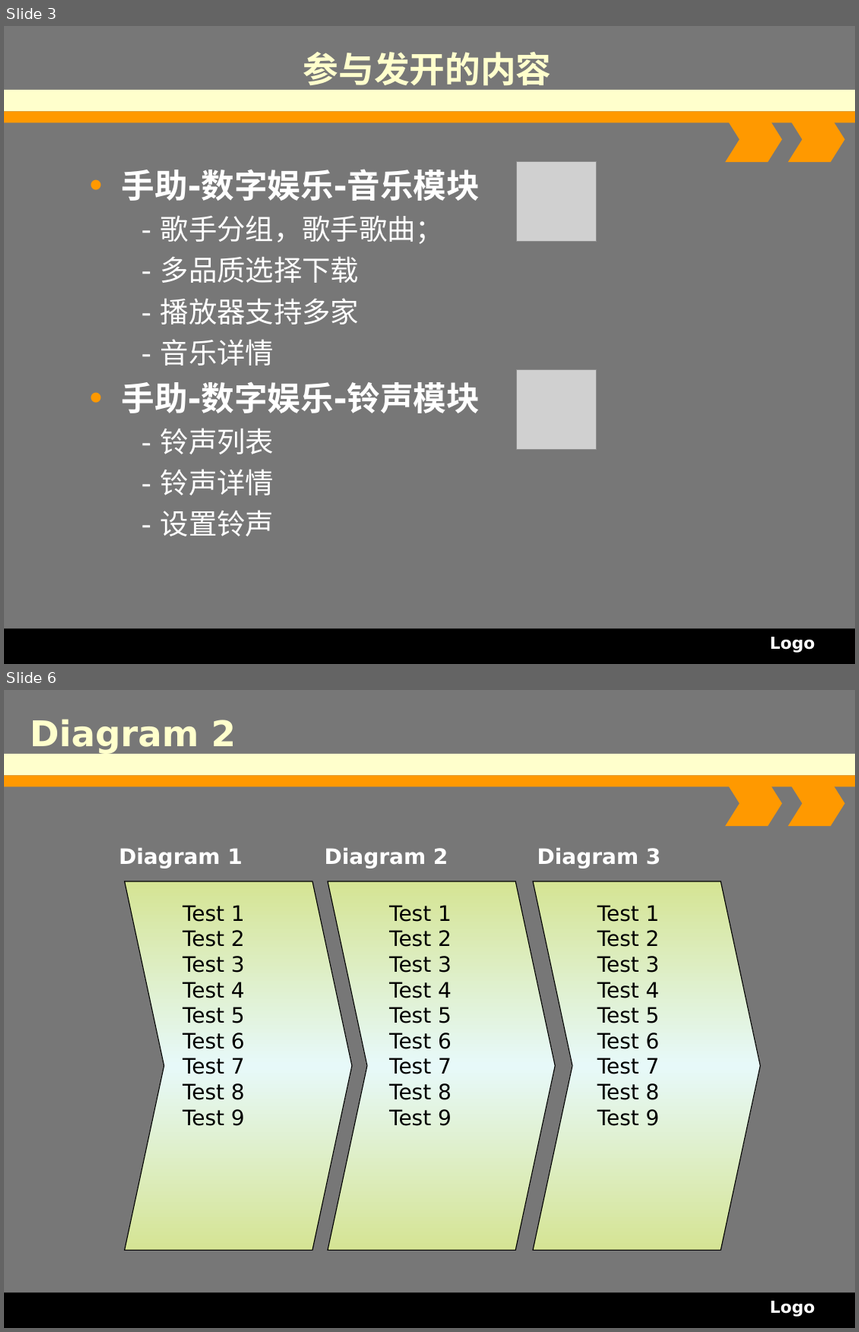
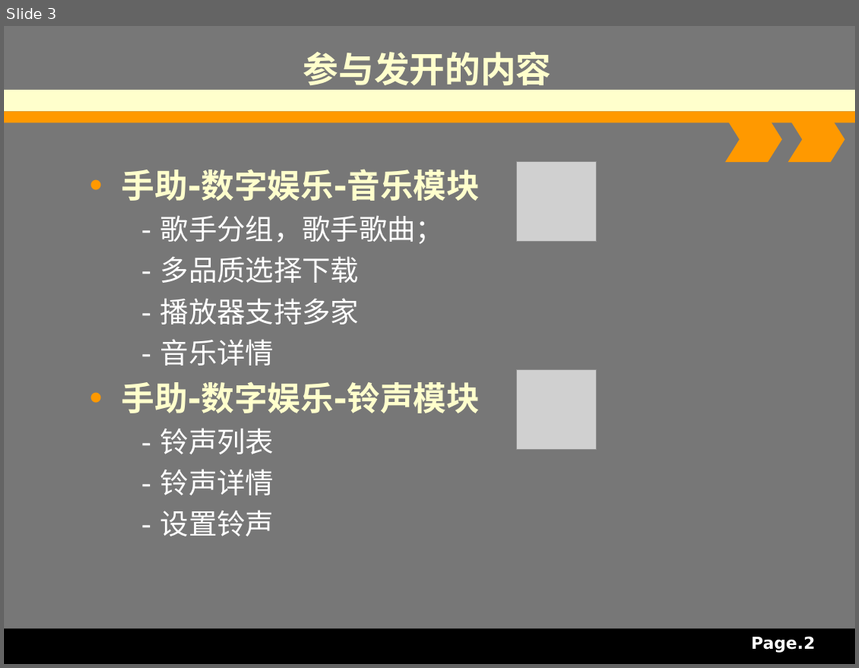
Before and after one commit to tianlanse93/Blogs, a slide deck: 实习生转正自评.ppt. Shown one above the other, each under a label of ours: slides 3 and 6 before the commit, slide 3 after it; the slides between them are not shown. The pictures are 859x1332 and 859x668 pixels, drawn with LibreOffice and Linux fonts; fonts in the diff are those of the drawing; grey boxes stand for pictures. Boxes give left, top, right and bottom in pixels: in the first picture for what was removed or moved away, otherwise in the second. Text is boxed around its words. In the diff, an @@ line names an element or a change of style, - is before the commit and + after.

```diff
--- a/实习生转正自评.ppt
+++ b/实习生转正自评.ppt
@@ slide 6 removed at (4, 690, 855, 1328), background #777777; not listed: 5 template elements that a slide beside it also shows @@
@@ title removed at (30, 719, 236, 754) @@
-Diagram 2
@@ text removed at (119, 848, 242, 869) @@
-Diagram 1
@@ text removed at (325, 848, 448, 869) @@
-Diagram 2
@@ text removed at (538, 848, 661, 869) @@
-Diagram 3
@@ freeform shape removed at (125, 882, 352, 1250) @@
@@ freeform shape removed at (328, 882, 555, 1250) @@
@@ freeform shape removed at (534, 882, 761, 1250) @@
@@ text removed at (183, 905, 245, 1126) @@
-Test 1
-Test 2
-Test 3
-Test 4
-Test 5
-Test 6
-Test 7
-Test 8
-Test 9
@@ text removed at (389, 905, 452, 1126) @@
-Test 1
-Test 2
-Test 3
-Test 4
-Test 5
-Test 6
-Test 7
-Test 8
-Test 9
@@ text removed at (598, 905, 660, 1126) @@
-Test 1
-Test 2
-Test 3
-Test 4
-Test 5
-Test 6
-Test 7
-Test 8
-Test 9
@@ text removed at (770, 1301, 815, 1317) @@
-Logo
@@ slide 3 changed as well @@
@@ text at (122, 169, 480, 414): text colour #FFFFFF to #FFFFCC in "手助-数字娱乐-音乐模块", "手助-数字娱乐-铃声模块" @@
@@ text at (751, 637, 815, 653): text changed @@
-Logo
+Page.2
```
Also in this commit, not shown: 3 other slides changed, 1 slide added, 7 other slides removed.
